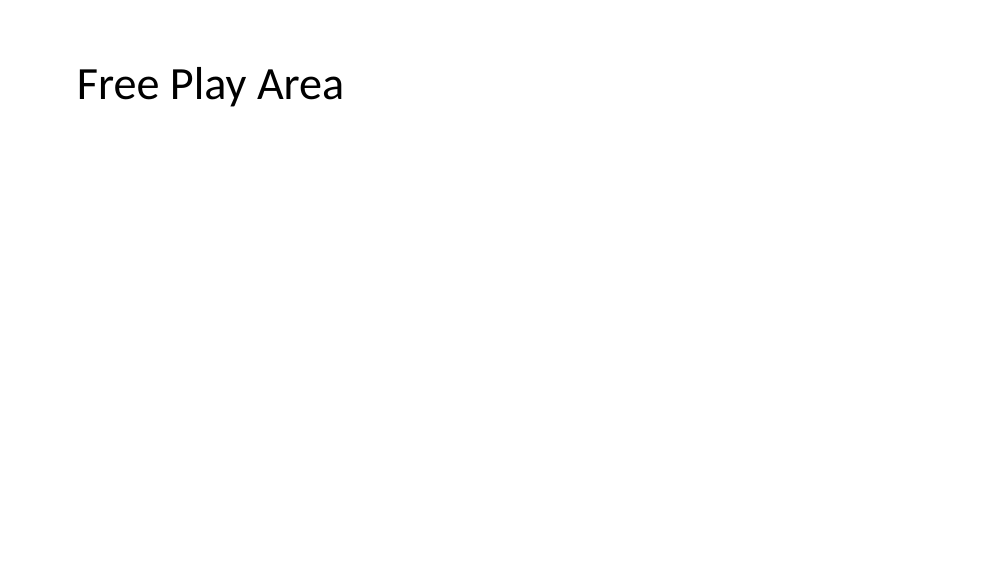
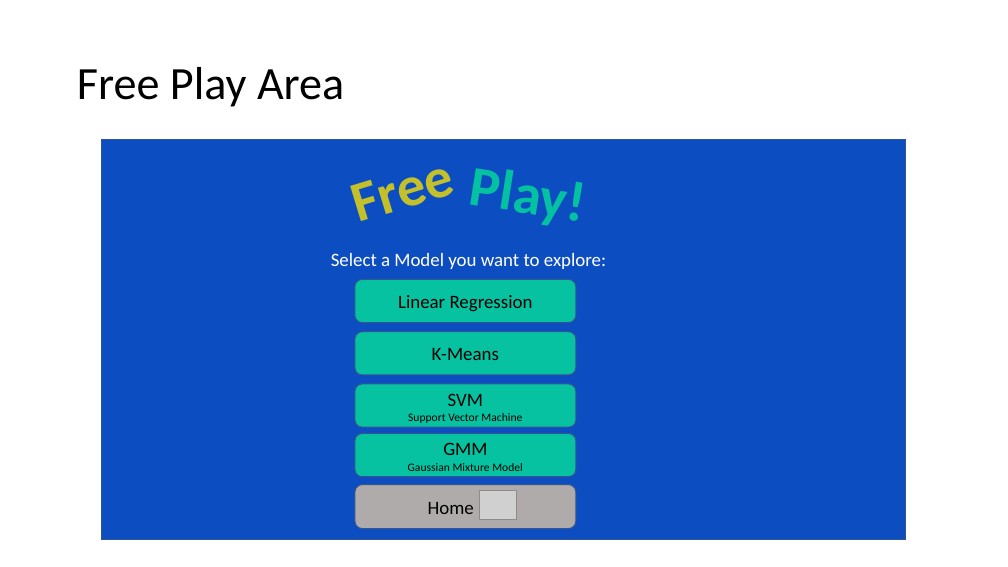
Before and after one commit to codingWithAndy/Thesis_Project, a slide deck: slide 8 of Additional Content/App Storyboard.pptx (slide 9 before the commit). Drawn at 1008x567 pixels with LibreOffice and Linux fonts; fonts in the diff are those of the drawing; grey boxes stand for pictures. Boxes give left, top, right and bottom in pixels: in the first picture for what was removed or moved away, otherwise in the second. Text is boxed around its words. In the diff, an @@ line names an element or a change of style, - is before the commit and + after.

```diff
--- a/Additional Content/App Storyboard.pptx
+++ b/Additional Content/App Storyboard.pptx
@@ rectangle added at (102,140,907,540), fill #0C4EC2, outline #325491 1 pt @@
@@ text added at (331,253,606,269), 18 pt, text #FFFFFF @@
+Select a Model you want to explore:
@@ rounded rectangle added at (355,279,575,322), fill #07C2A1, outline #325491 1 pt, 18 pt, text #000000 @@
+Linear Regression
@@ rounded rectangle added at (355,332,575,375), fill #07C2A1, outline #325491 1 pt, 18 pt, text #000000 @@
+K-Means
@@ rounded rectangle added at (355,384,575,427), fill #07C2A1, outline #325491 1 pt, 11 pt, text #000000 @@
+SVM
+Support Vector Machine
@@ rounded rectangle added at (355,433,575,476), fill #07C2A1, outline #325491 1 pt, 11 pt, text #000000 @@
+GMM
+Gaussian Mixture Model
@@ rounded rectangle added at (355,485,575,529), fill #AFABAB, outline #325491 1 pt, 18 pt, text #000000 @@
+Home
@@ picture added at (479,491,516,520) @@
```
Also in this commit, not shown: 7 other slides changed, 1 slide added, 1 slide removed, 5 other files.
